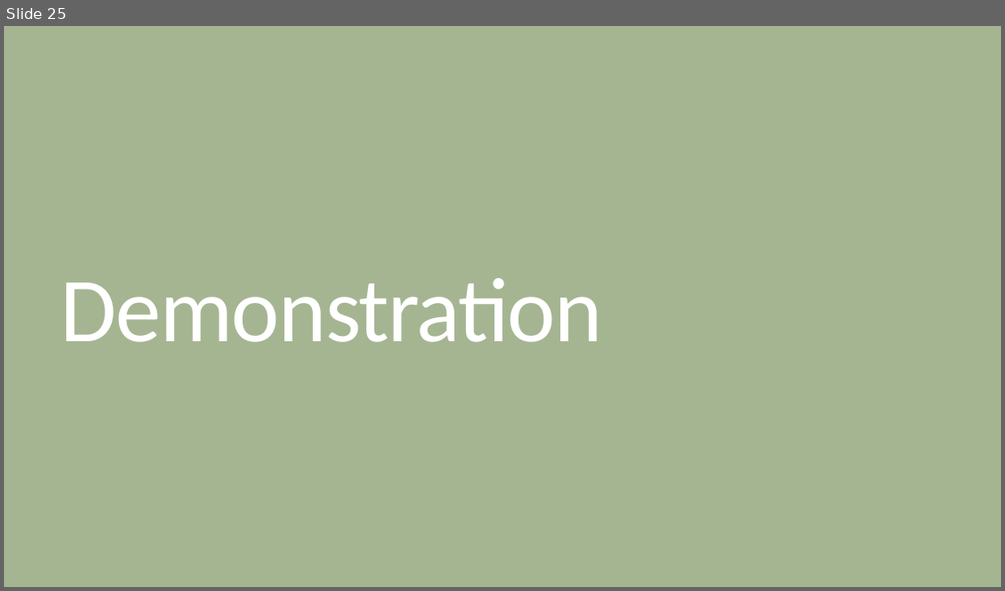
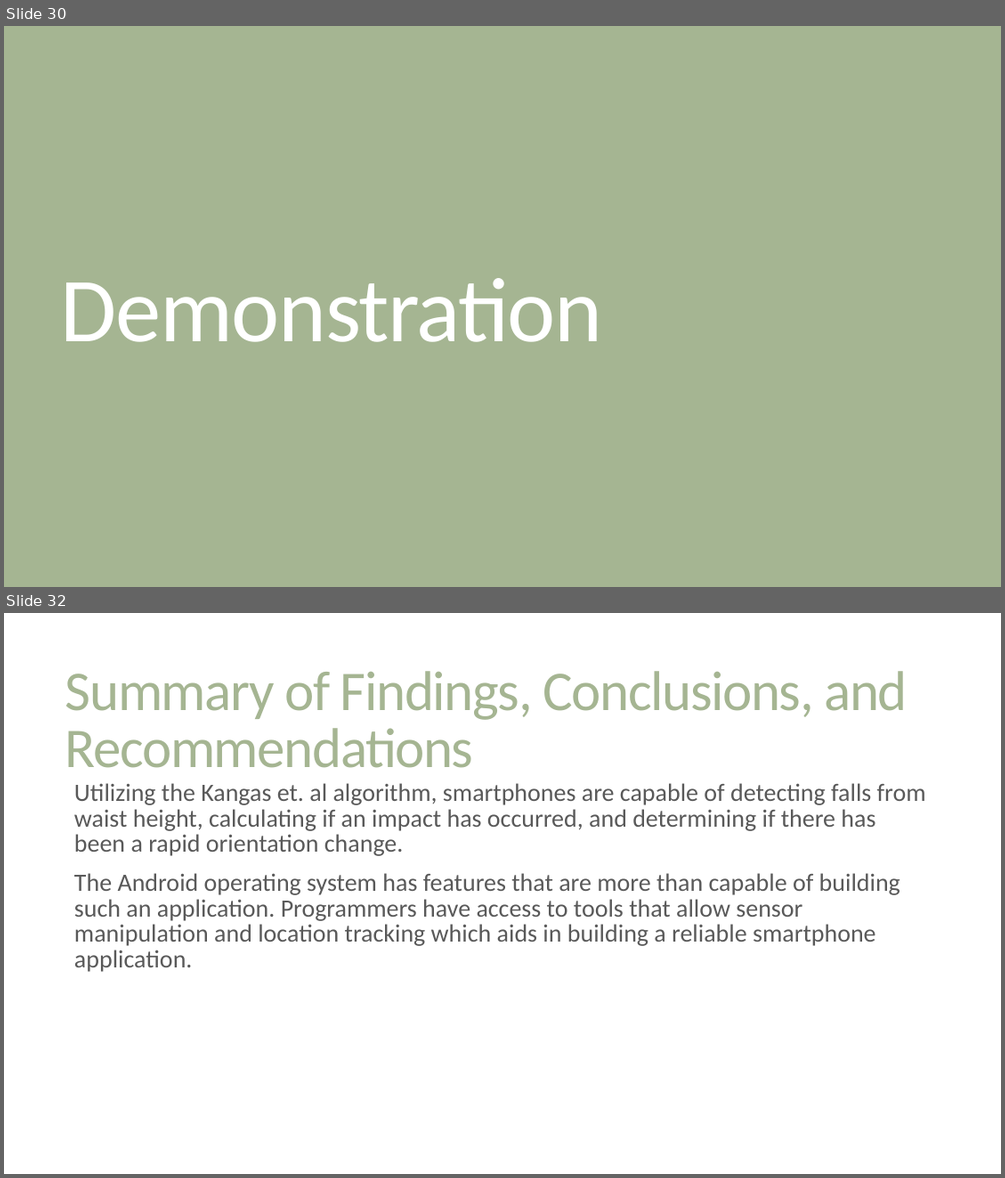
Before and after one commit to Talatsu92/Thesis, a slide deck: Documents/Thesis Defense.pptx. Shown one above the other, each under a label of ours: slide 25 before the commit, slides 30 and 32 after it; the slides between them are not shown. The pictures are 1005x591 and 1005x1178 pixels, drawn with LibreOffice and Linux fonts; fonts in the diff are those of the drawing. Boxes give left, top, right and bottom in pixels: in the first picture for what was removed or moved away, otherwise in the second. Text is boxed around its words. In the diff, an @@ line names an element or a change of style, - is before the commit and + after.

Commit message:
Minor update
-Updated Thesis Defense ppt
-Cleaned BroadcastReceiver code
-Set Location priority to high_accuracy

```diff
--- a/Documents/Thesis Defense.pptx
+++ b/Documents/Thesis Defense.pptx
@@ slide 32 added at (4,613,1001,1174), background #FFFFFF @@
@@ title added at (65,671,907,768), 54 pt, text #A5B592 @@
+Summary of Findings, Conclusions, and Recommendations
@@ text added at (74,783,926,972), 24 pt, text #595959 @@
+  Utilizing the Kangas et. al algorithm, smartphones are capable of detecting falls from waist height, calculating if an impact has occurred, and determining if there has been a rapid orientation change.
+  The Android operating system has features that are more than capable of building such an application. Programmers have access to tools that allow sensor manipulation and location tracking which aids in building a reliable smartphone application.
@@ what was slide 25 is now slide 30 @@
```
Also in this commit, not shown: 2 slides changed, 14 other slides added, 5 slides removed, 5 other files.
